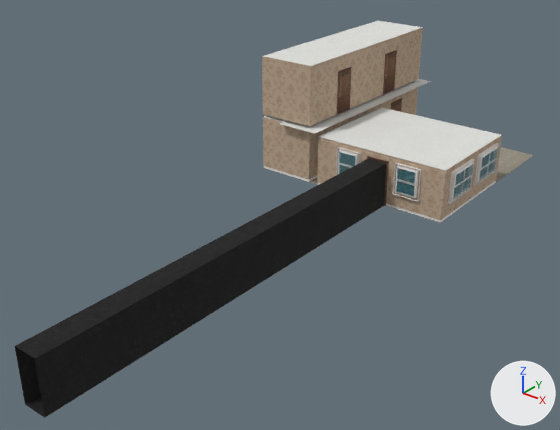
A saved change to the glTF model Room/Room.glb.
Rendered twice from a 50 mm camera at (16.4, -30.2, 14.7) aimed at (-1.5, -7.7, 0.8). The lights are fixed; the arrows at lower right show +X, +Y and +Z. The older version comes first. Where no turn or scale is listed for an object, it has been applied to the vertices.

In view in the first picture: 'Hallway-col', 'Room-col', 'Window.001-col', 'WindowWide-col', 'WindowWide.001-col' and 7 more.
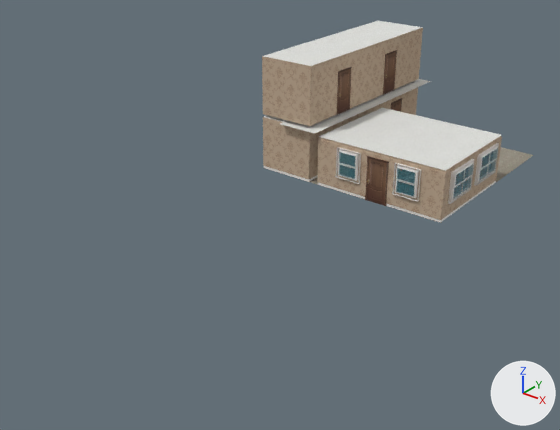
What differs and where, as boxes [x1, y1, x2, y2] in the pictures (560 x 430 px):
'Hallway-col', deleted
    before: [15, 158, 387, 418]

Patch to the scene script:
```diff
--- a/Room/Room.glb.py
+++ b/Room/Room.glb.py
@@ ob_hallway_col @@
-ob_hallway_col = bpy.data.objects.new('Hallway-col', me_cube_002)
-ob_hallway_col.location = (0.0, -5.25, 1.02)
```
